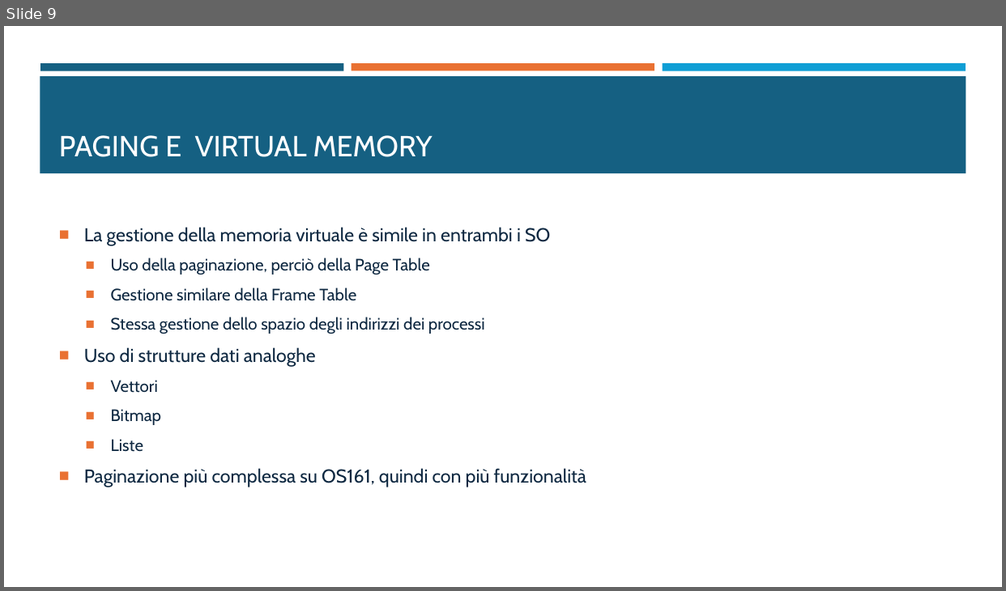
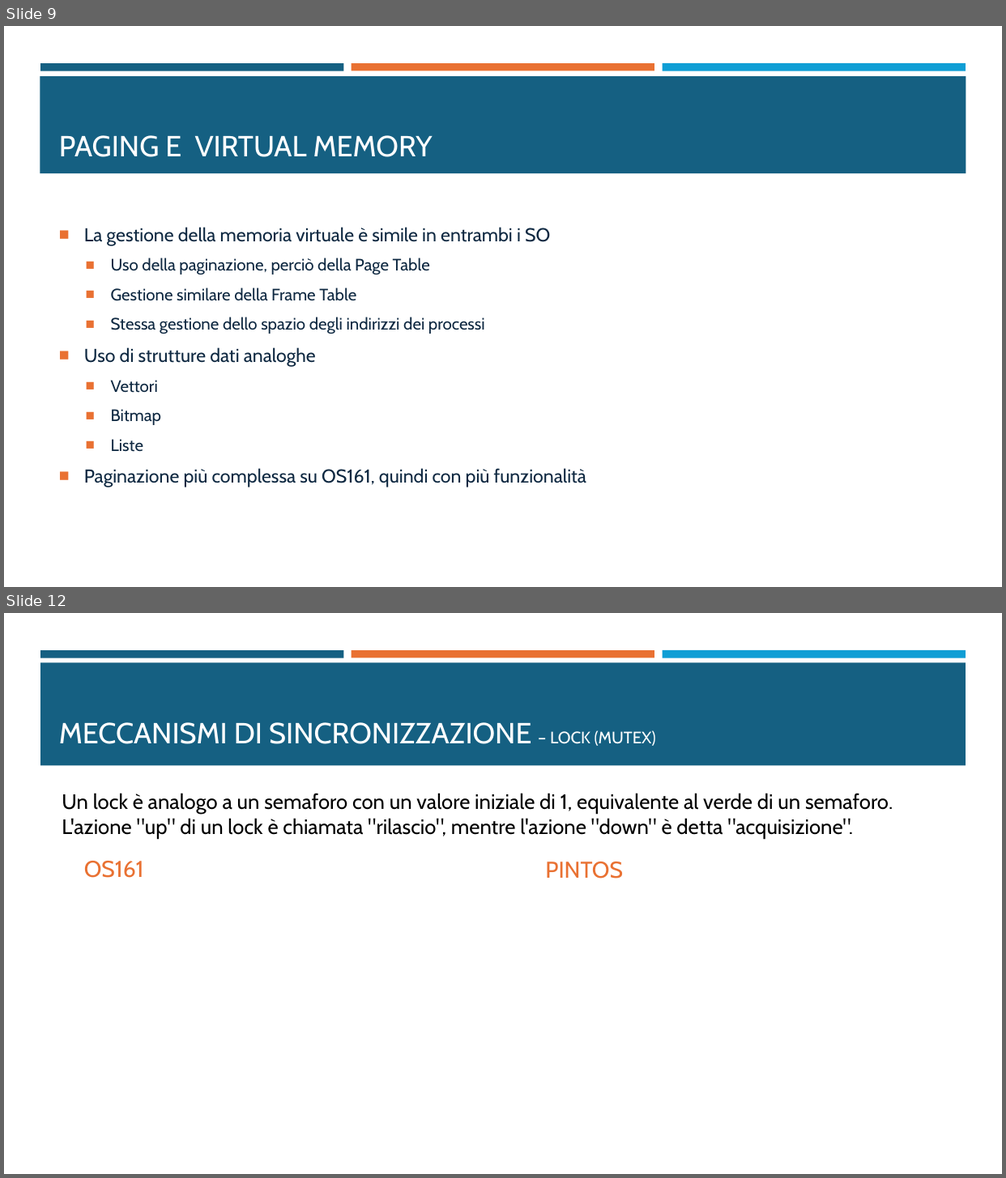
Before and after one commit to fraancyM/PintOS, a slide deck: Progetto_SO.pptx. Shown one above the other, each under a label of ours: slide 9 before the commit, slides 9 and 12 after it; the slides between them are not shown. The pictures are 1006x591 and 1006x1178 pixels, drawn with LibreOffice and Linux fonts; fonts in the diff are those of the drawing. Boxes give left, top, right and bottom in pixels: in the first picture for what was removed or moved away, otherwise in the second. Text is boxed around its words. In the diff, an @@ line names an element or a change of style, - is before the commit and + after.

```diff
--- a/Progetto_SO.pptx
+++ b/Progetto_SO.pptx
@@ slide 12 added at [4,613,1002,1174], background #FFFFFF; not listed: 3 template elements that a slide beside it also shows @@
@@ rectangle added at [40,662,966,766], fill #156082 @@
@@ title added at [59,722,656,746], 28 pt, text #FFFFFF @@
+MECCANISMI DI SINCRONIZZAZIONE – LOCK (MUTEX)
@@ text added at [62,793,893,839], 20 pt, text #000000 @@
+Un lock è analogo a un semaforo con un valore iniziale di 1, equivalente al verde di un semaforo. L'azione "up" di un lock è chiamata "rilascio", mentre l'azione "down" è detta "acquisizione".
@@ text added at [84,861,144,878], 22 pt, text #E97132 @@
+OS161
@@ text added at [545,862,623,879], 22 pt, text #E97132 @@
+PINTOS
```
Also in this commit, not shown: 1 slide changed, 2 other slides added.
